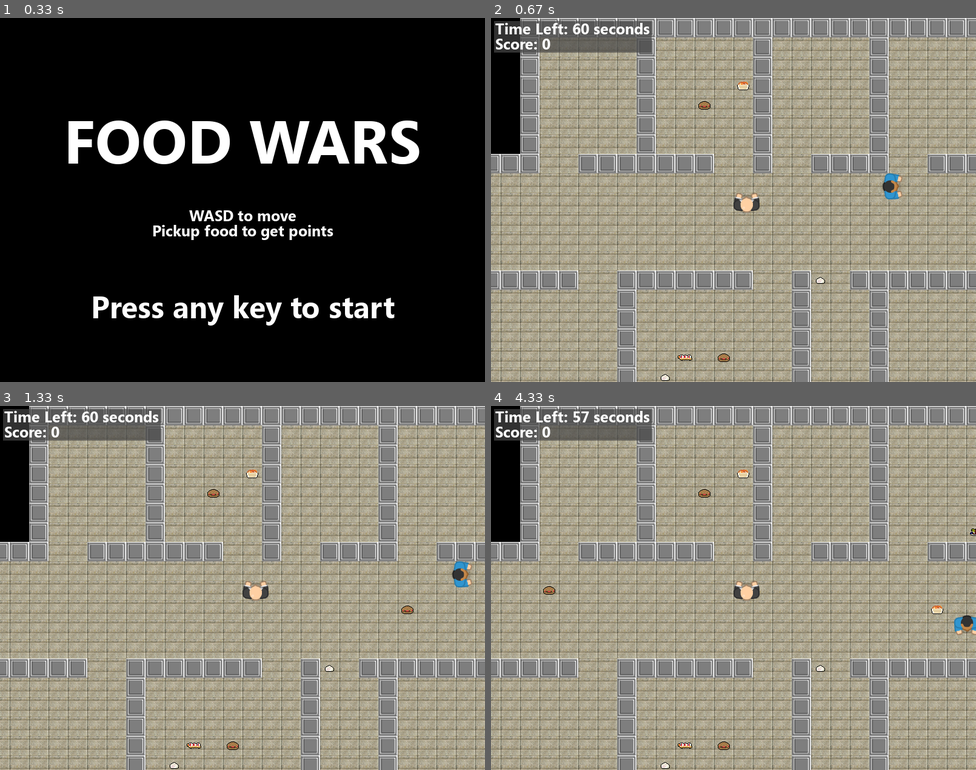
Above: before the commit, frames 1-4 (two rows, left to right).
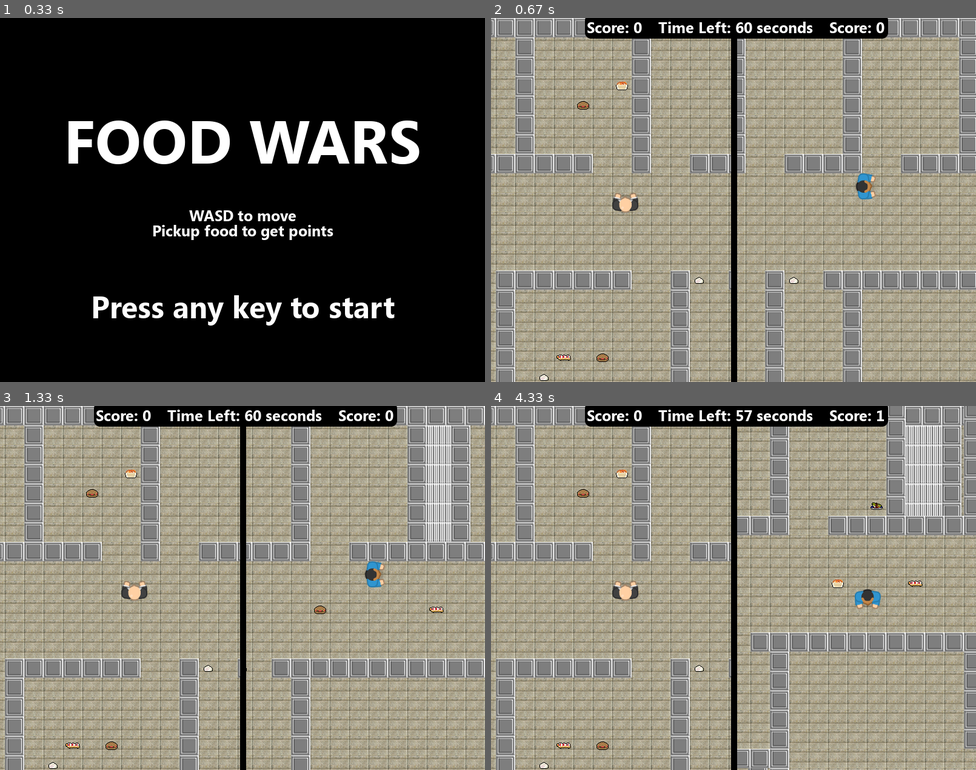
Above: after the commit, the same moments.

Repository: bly852/ICS3U1
Game: pygame game, started from (19.12.06) Culminating/game.py
The game is run twice, just before and just after one commit, with the same random seed, the same clock (stepped at 60 frames per second) and the same inputs.
Inputs:
- Up to frame 1 (0.33 s): no input
- Up to frame 2 (0.67 s): hold Right from 0.33 s (still down)
- Up to frame 3 (1.33 s): release Right at 0.8 s; hold Up 0.88-1.18 s; hold Right from 1.22 s (still down)
- Up to frame 4 (4.33 s): release Right at 1.68 s; hold Left 1.72-2.25 s; hold Down 2.28-2.58 s; hold Left 2.62-3.02 s; hold Up 3.05-3.42 s; hold Right 3.45-4.08 s; hold Down from 4.12 s (still down)

Frame 1 is identical in both runs. In frame 2, 40% of the frame differs, in the area x 0-100%, y 0-100%; in frame 3, 40%; in frame 4, 51%.

Commit message:
Made game splitscreen

Diff:
--- a/(19.12.06) Culminating/game.py
+++ b/(19.12.06) Culminating/game.py
@@ -27,6 +27,11 @@
         """
         pygame.init()
         self.screen = pygame.display.set_mode((width, height))
+        self.canvas = pygame.Surface((width, height))
+        self.player1_rect = pygame.Rect(0, 0, width, height)
+        self.player2_rect = pygame.Rect(width/2, 0, width/2, height)
+        self.player1_cam = self.canvas.subsurface(self.player1_rect)
+        self.player2_cam = self.canvas.subsurface(self.player2_rect)
         self.fpsClock = pygame.time.Clock()
         self.data_loader()
 
@@ -88,6 +93,7 @@
 
         # initializes the camera for the player
         self.camera1 = Camera(self.map.width, self.map.height, 1)
+        self.camera2 = Camera(self.map.width, self.map.height, 2)
 
         # generates walls and floors
         for row, tiles in enumerate(self.map.data):
@@ -137,6 +143,7 @@
         """
         self.all_sprites.update()
         self.camera1.update(self.player1)
+        self.camera2.update(self.player2)
 
     def draw(self):
         """
@@ -148,18 +155,26 @@
         # wipes the screen
         self.screen.fill(black)
 
-        # blit all sprites to the screen
+        # blit all sprites to each players camera
         for sprite in self.all_sprites:
-            self.screen.blit(sprite.image, self.camera1.apply(sprite))
-
-        # draws image as the scoreboard background
-        self.screen.blit(self.scoreboard_backround, (5, 5))
+            self.player1_cam.blit(sprite.image, self.camera1.apply(sprite))
+        for sprite in self.all_sprites:
+            self.player2_cam.blit(sprite.image, self.camera2.apply(sprite))
+
+        # blits both players views onto the main screen
+        self.screen.blit(self.player1_cam, (0, 0))
+        self.screen.blit(self.player2_cam, (width/2, 0))
+
+        # blits the GUI background
+        self.screen.blit(self.scoreboard_backround, ((width/4)-(width/16)+5, 0))
+        pygame.draw.line(self.screen, black, (400, 0), (400, 600), 10)
 
         # draws time left to the screen
-        self.draw_text(' Time Left: {} seconds'.format(time_limit-(int(self.elapsed_time))), default_font_bold, 25, white, 0, 0)
+        self.draw_text(' Time Left: {} seconds'.format(time_limit-(int(self.elapsed_time))), default_font_bold, 25, white, width/2, 15, align = 'center')
 
         # draws player score to the screen
-        self.draw_text(' Score: {}'.format(self.player1.score), default_font_bold, 25, white, 0, 25)
+        self.draw_text(' Score: {}'.format(self.player1.score), default_font_bold, 25, white, width/4, 15, align = 'center')
+        self.draw_text(' Score: {}'.format(self.player2.score), default_font_bold, 25, white, width-(width/4), 15, align = 'center')
 
         # flip render to the screen
         pygame.display.flip()
--- a/(19.12.06) Culminating/map.py
+++ b/(19.12.06) Culminating/map.py
@@ -55,7 +55,7 @@
         """
         updates the camera based on the target parameter's movement
         """
-        x = -target.rect.x + int(width / 2)
+        x = -target.rect.x + int(width / 4)
         y = -target.rect.y + int(height / 2)
 
         # camera limits
Binary file changed: (19.12.06) Culminating/images/Scoreboard Grey Layer.png
